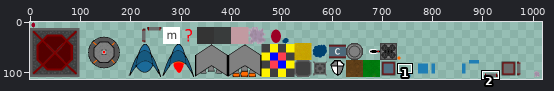
A sprite sheet gets an edit: client/assets/sprites.png. The first picture is a wide view before the edit; the outline marks the close-up.
Close-up. The starting point:
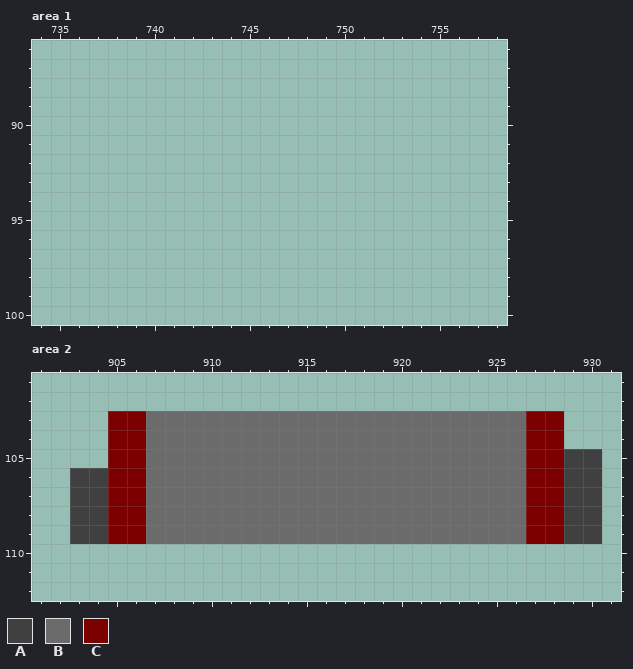
The file is 1024x128 pixels. Colours within 5 levels of each other are drawn and written as one. Shown: area 1: x 734..758, y 86..100; area 2: x 901..931, y 101..112. The wide view leaves out empty margins. The commit also changed other parts of the picture, which this record leaves out.
Palette (. is transparent): A #404040  B #6b6b6b  C #7d0000
Pixels before, area 2, first column x 903:
103 ..CCBBBBBBBBBBBBBBBBBBBBCC..
104 ..CCBBBBBBBBBBBBBBBBBBBBCC..
105 ..CCBBBBBBBBBBBBBBBBBBBBCCAA
106 AACCBBBBBBBBBBBBBBBBBBBBCCAA
107 AACCBBBBBBBBBBBBBBBBBBBBCCAA
108 AACCBBBBBBBBBBBBBBBBBBBBCCAA
109 AACCBBBBBBBBBBBBBBBBBBBBCCAA
After the commit:
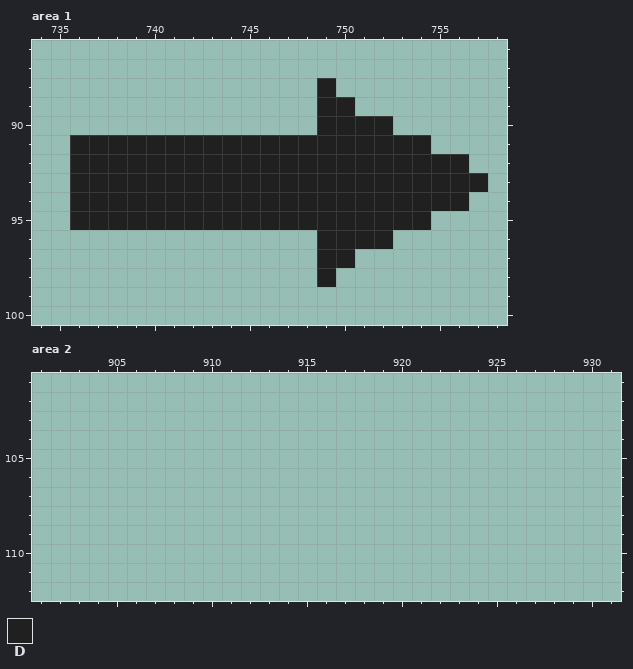
Colours new in this view: D #202020
What changed:
Changed rows in their new state; - is an unchanged pixel.
Area 1:
first column x 736:
 88 -------------D--------
 89 -------------DD-------
 90 -------------DDDD-----
 91 DDDDDDDDDDDDDDDDDDD---
 92 DDDDDDDDDDDDDDDDDDDDD-
 93 DDDDDDDDDDDDDDDDDDDDDD
 94 DDDDDDDDDDDDDDDDDDDDD-
 95 DDDDDDDDDDDDDDDDDDD---
 96 -------------DDDD-----
 97 -------------DD-------
 98 -------------D--------
Area 2:
first column x 903:
103 --........................--
104 --........................--
105 --..........................
106 ............................
107 ............................
108 ............................
109 ............................
Changed places in both close-ups, as pixel boxes (x1, y1, x2, y2):
added: (70, 78, 488, 287)
erased: (70, 411, 602, 544)
